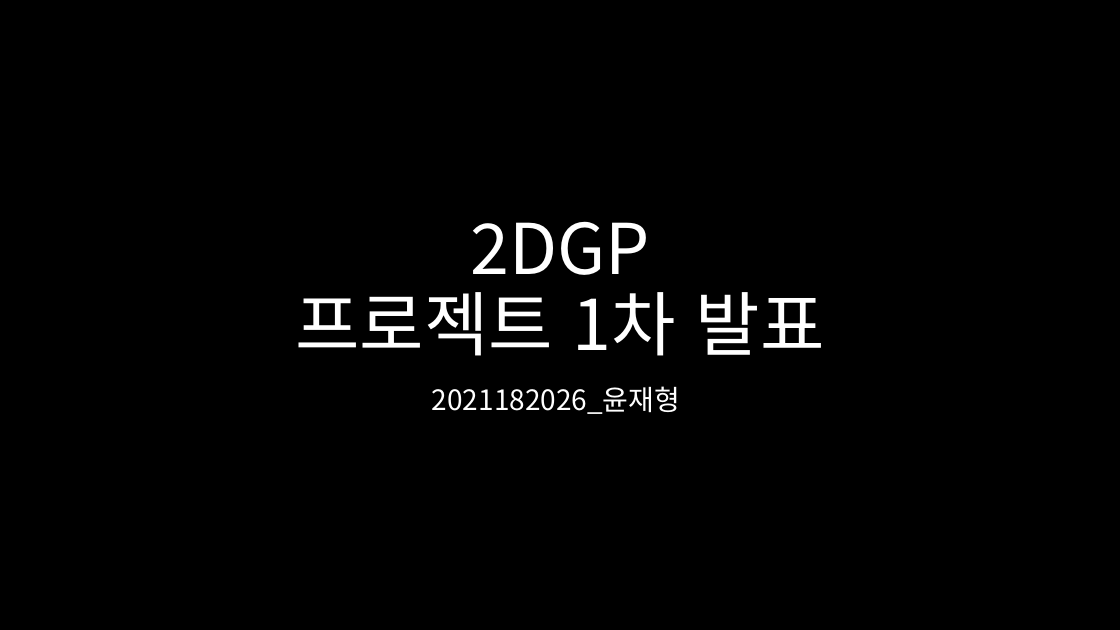
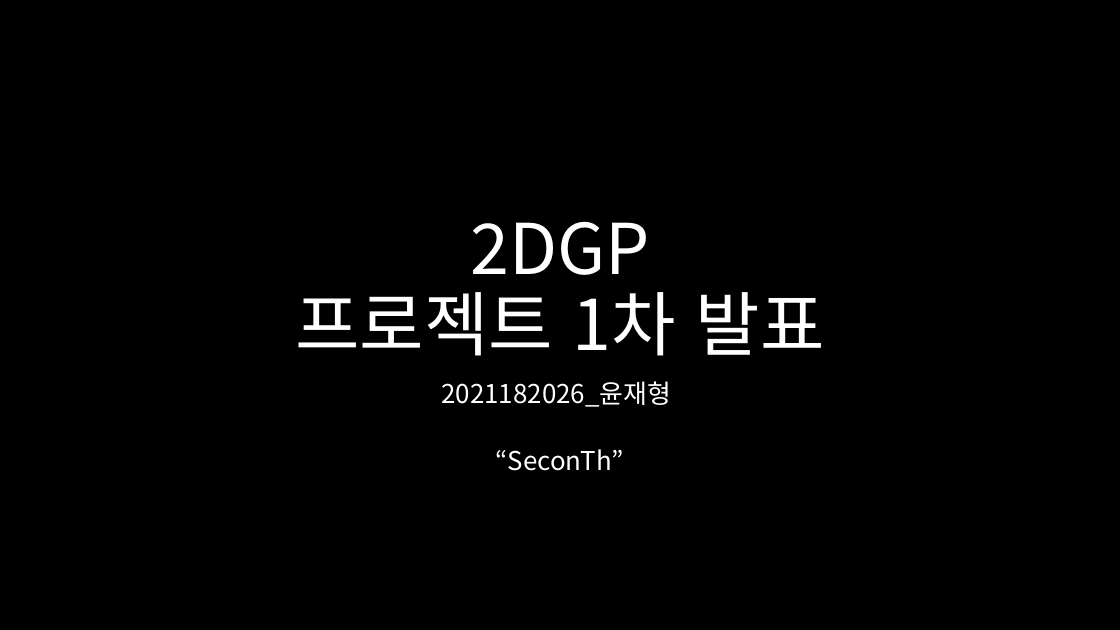
Before and after one commit to Younjaehyung/2DGP-PROJECT, a slide deck: slide 1 of 2DGP_project1.pptx. Drawn at 1120x630 pixels with LibreOffice and Linux fonts; fonts in the diff are those of the drawing; background and template pictures are left out. Boxes give left, top, right and bottom in pixels: in the first picture for what was removed or moved away, otherwise in the second. Text is boxed around its words. In the diff, an @@ line names an element or a change of style, - is before the commit and + after.

Commit message:
1차 발표 ppt 수정2

```diff
--- a/2DGP_project1.pptx
+++ b/2DGP_project1.pptx
@@ subtitle at [441,381,671,407]: size 24 to 22.2 pt in "2021182026_윤재형"; line spacing 0.9 to 0.7 @@
@@ subtitle at [496,449,624,471]: paragraph added @@
+“SeconTh”
```
Also in this commit, not shown: 4 other slides changed, 4 slides added, 1 other file.
